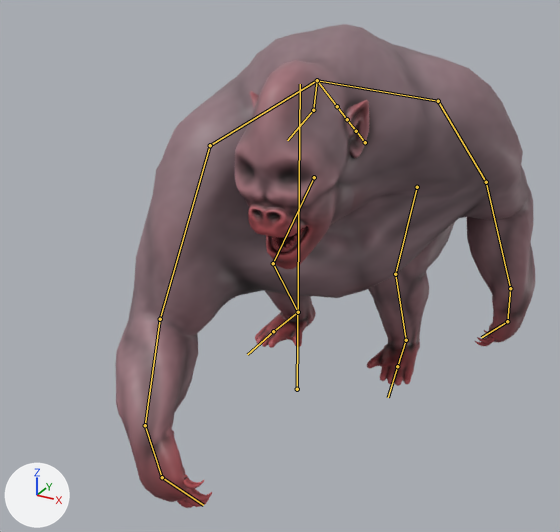
Before and after pictures for a commit that changed the FBX model models/polewik/polewik_attack.fbx.
Both versions are drawn from a 50 mm camera at (1.83, -3.61, 2.56) aimed at (0.08, -0.43, 0.97). The lights are fixed; the arrows at lower left show +X, +Y and +Z. Both versions are drawn at frame 33 of the action 'Armature|Action'; the numbers are the values there. The bones that bend it are drawn over the model as lines.

The first picture shows 'polewik'.
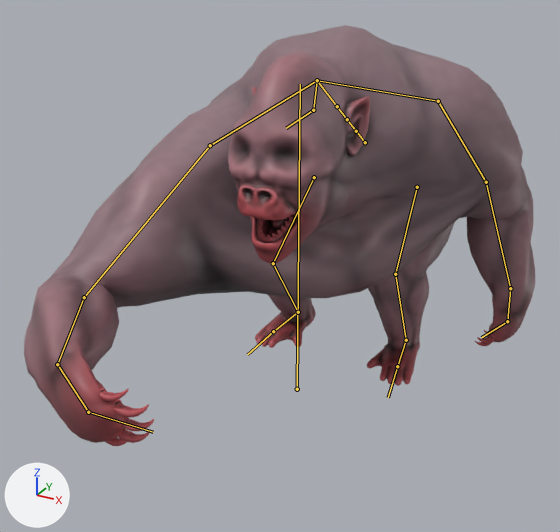
The change in detail:
Bone 'head' (bone_head) turns from (17, 2, -21) to (30, 1, -22) degrees about its own x, y and z.
Bone 'upperarm_R' (bone_upperarm_r) turns from (4, 14, -21) to (18, 22, -49) degrees about its own x, y and z.
Bone 'arm_R' (bone_arm_r) turns from (28, 1, -2) to (57, 56, 56) degrees about its own x, y and z.
Bone 'paw_R' (bone_paw_r) turns from (-115, 19, -76) to (-102, 6, -55) degrees about its own x, y and z.

Location of each change, (x1, y1, x2, y2) in pixels of the pictures (560 x 532 px):
'polewik', posed (22% wider, 13% shorter)
    before: (115, 24, 535, 508)
    after: (24, 25, 535, 446)
bone 'head', root to tip
    before: (313, 110) to (287, 140)
    after: (313, 110) to (286, 128)
bone 'upperarm_R', root to tip
    before: (210, 145) to (160, 319)
    after: (210, 145) to (84, 297)
bone 'arm_R', root to tip
    before: (160, 319) to (145, 425)
    after: (84, 297) to (57, 364)
bone 'paw_R', root to tip
    before: (145, 425) to (162, 477)
    after: (57, 364) to (88, 412)
